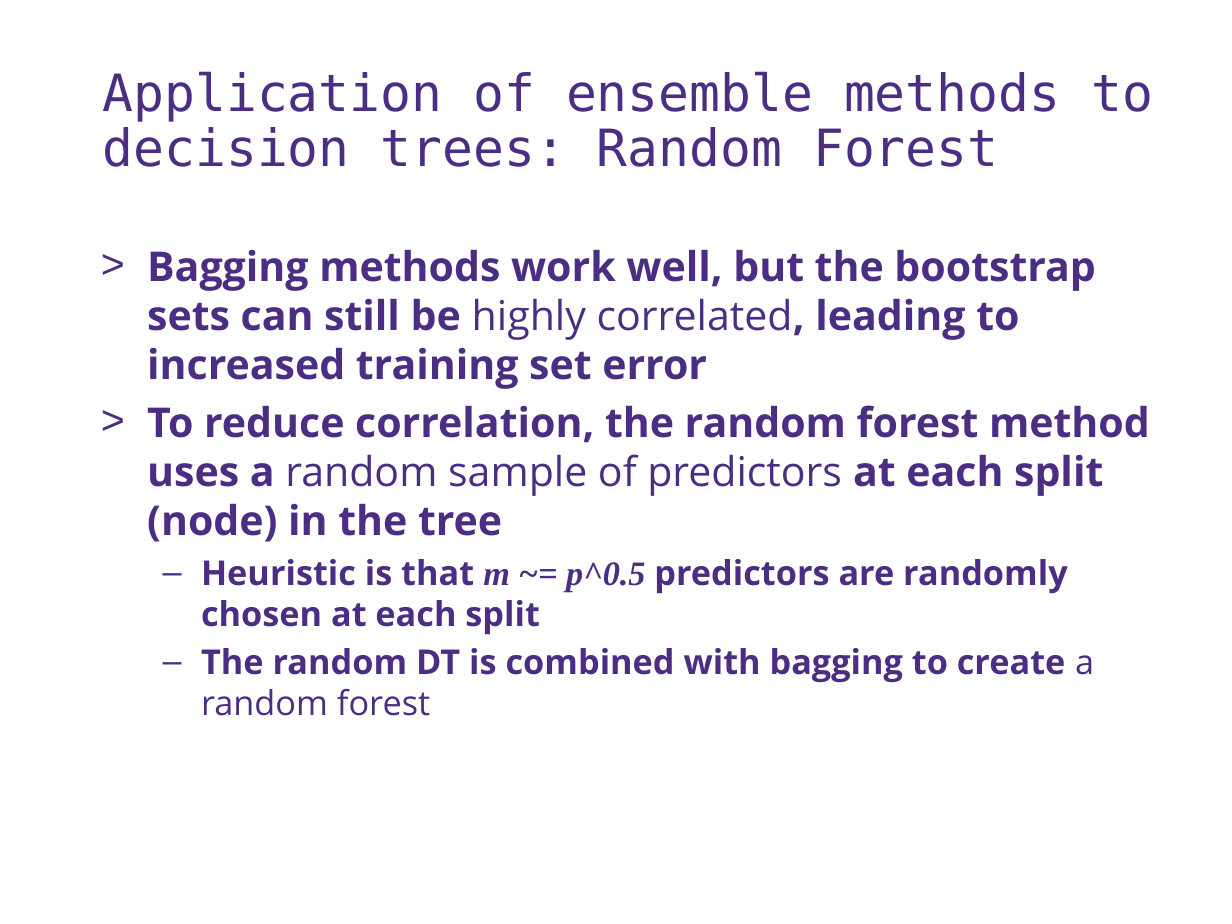
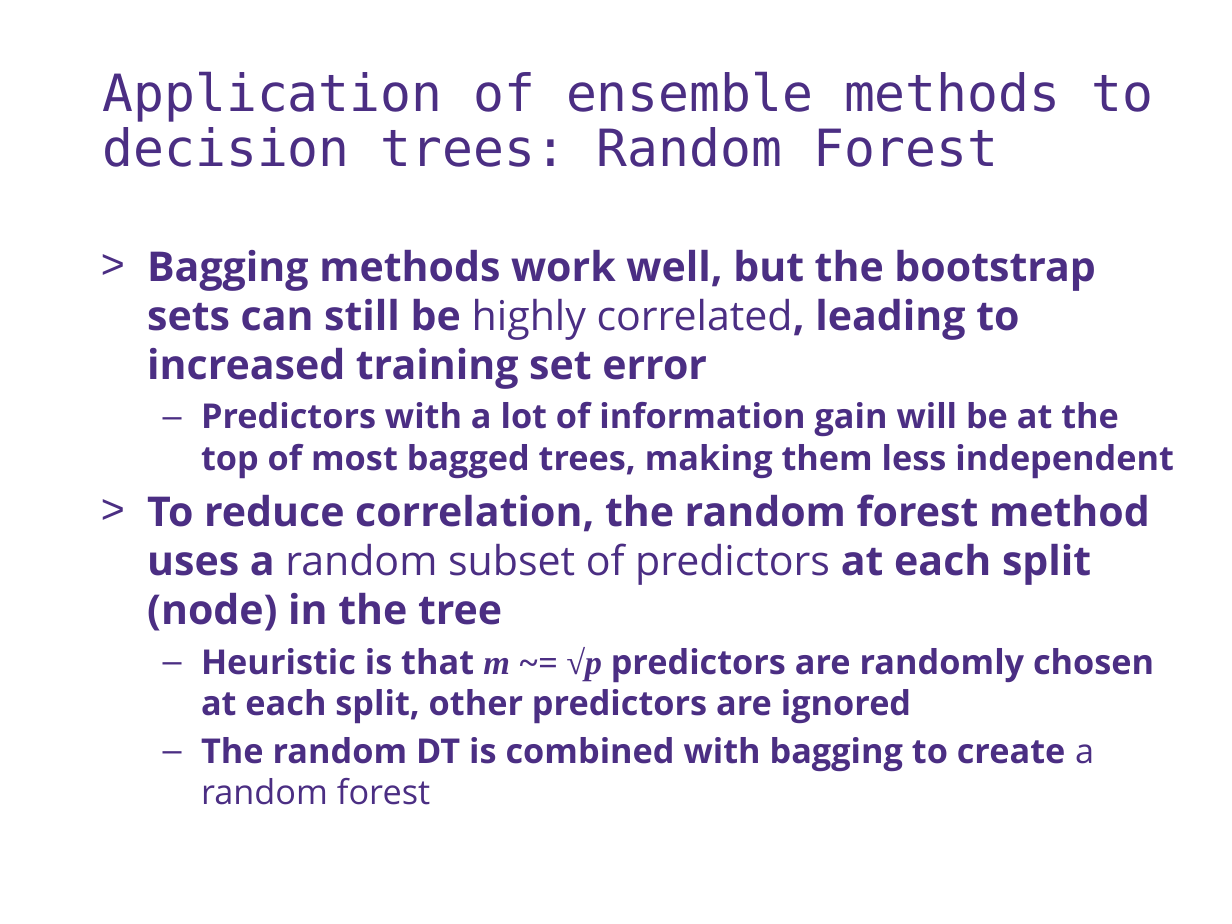
Before and after one commit to UWDIRECT/UWDIRECT.github.io, a slide deck: slide 15 of Wi18_content/DSMCER/L12.Decision_Trees.pptx (slide 14 before the commit). Drawn at 1232x924 pixels with LibreOffice and Linux fonts; fonts in the diff are those of the drawing; background and template pictures are left out. Boxes give left, top, right and bottom in pixels: in the first picture for what was removed or moved away, otherwise in the second. Text is boxed around its words. In the diff, an @@ line names an element or a change of style, - is before the commit and + after.

Commit message:
revised stuff for today

```diff
--- a/Wi18_content/DSMCER/L12.Decision_Trees.pptx
+++ b/Wi18_content/DSMCER/L12.Decision_Trees.pptx
@@ text at bbox=[147, 402, 1174, 724]: text changed; size 24 to 20 pt @@
-> To reduce correlation, the random forest method uses a random sample of predictors at each split (node) in the tree
-  – Heuristic is that m ~= p^0.5 predictors are randomly chosen at each split
+  – Predictors with a lot of information gain will be at the top of most bagged trees, making them less independent
+> To reduce correlation, the random forest method uses a random subset of predictors at each split (node) in the tree
+  – Heuristic is that m ~= √p predictors are randomly chosen at each split, other predictors are ignored
```
Also in this commit, not shown: 4 other slides changed, 1 slide added.
